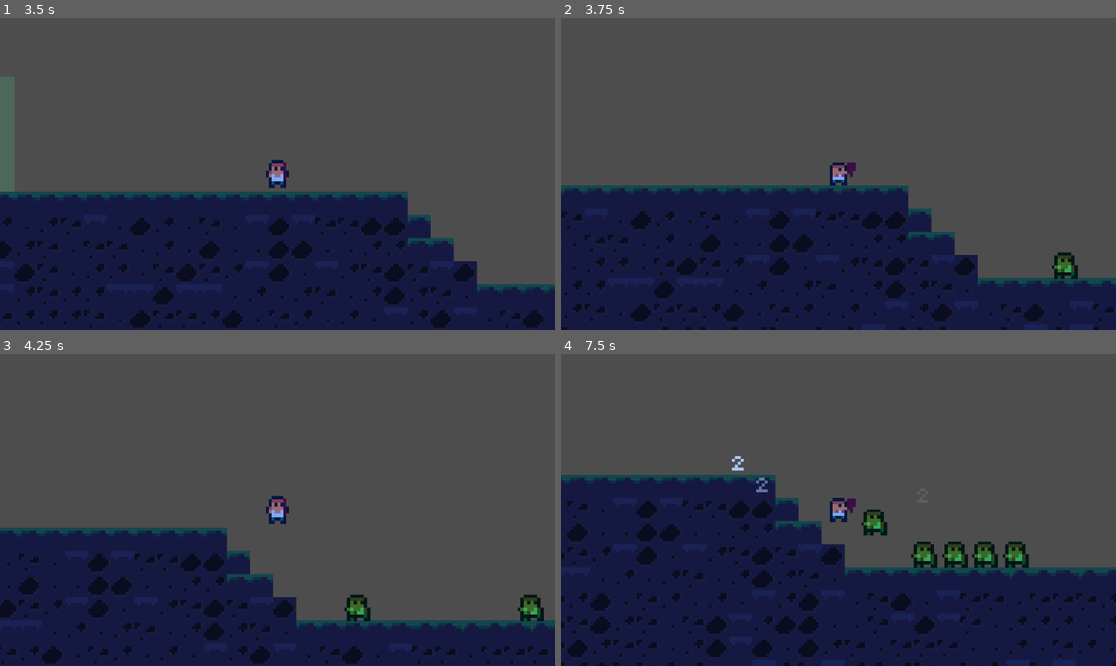
Above: before the commit, frames 1-4 (two rows, left to right).
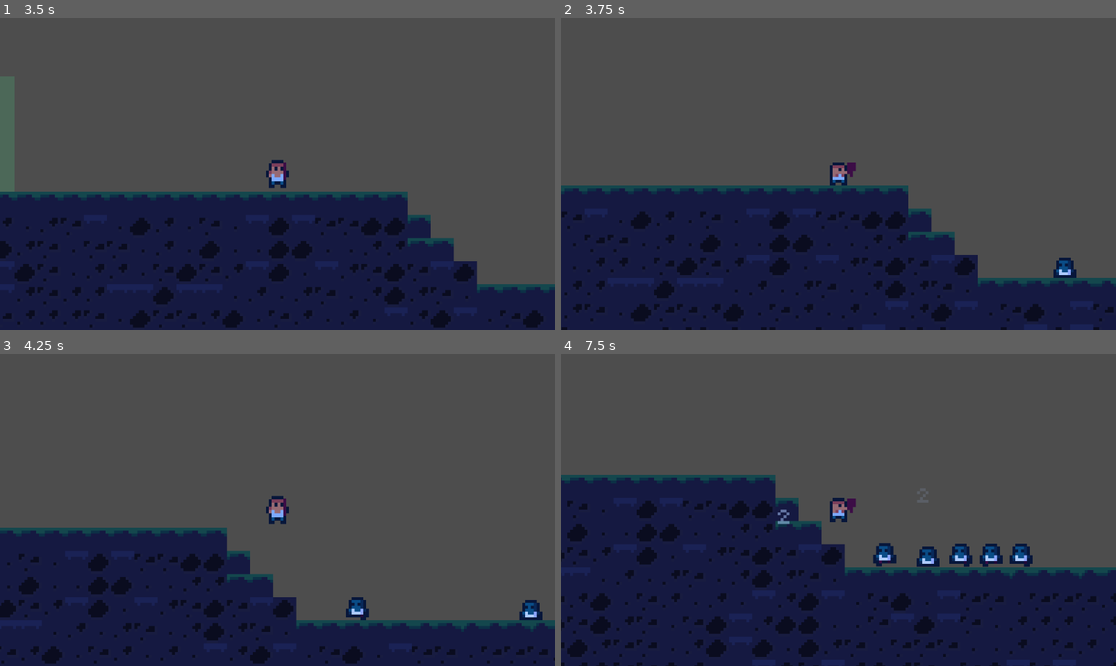
Above: after the commit, the same moments.

Repository: OllieBlomfield/zombie_game
Game: Godot game, scene res://scenes/levels/level_1.tscn
The game is run twice, just before and just after one commit, with the same random seed, the same clock (stepped at 60 frames per second) and the same inputs. The engine's default icon, where the game draws it, is replaced by a stand-in: a white triangle on a blue panel in a dark square.
Inputs:
- Up to frame 1 (3.5 s): tap Enter at 0.5 s; hold D (right) 0.53-2.03 s; tap M (attack) every 0.75 s from 0.6 to 2.85 s; tap Space (jump) at 0.77, 1.52, 3.02 s; hold A (left) 2.03-2.78 s; hold D (right) from 2.78 s (still down)
- Up to frame 2 (3.75 s): keep holding D (right); tap M (attack) at 3.6 s
- Up to frame 3 (4.25 s): keep holding D (right); tap Space (jump) at 3.77 s
- Up to frame 4 (7.5 s): release D (right) at 4.28 s; hold A (left) 4.28-5.03 s; tap M (attack) every 0.75 s from 4.35 to 7.35 s; tap Space (jump) at 4.52, 6.02, 6.77 s; hold D (right) 5.03-5.78 s; hold A (left) 5.78-7.28 s; hold D (right) from 7.28 s (still down)

Frame 1 is identical in both runs. In frame 2, 0.3% of the frame differs, in the area x 88-94%, y 75-84%; in frame 3, 0.7%; in frame 4, 2.2%, in the area x 30-85%, y 32-69%.

Commit message:
added extra_y_knockback to hitcontext and default weapon class

Diff:
--- a/components/combat.gd
+++ b/components/combat.gd
@@ -1,9 +1,10 @@
 class_name Combat
 extends Node
 
-@export var current_weapon: MeleWeapon
+@export var current_weapon: Weapon
 
 signal attack_finished
 
 func attack(direction: float):
-	current_weapon.attack_init()
+	current_weapon.flip_h = direction < 0
+	current_weapon.perform_attack()
--- a/scenes/objects/zombie.tscn
+++ b/scenes/objects/zombie.tscn
@@ -5,6 +5,7 @@
 [ext_resource type="Script" uid="uid://bcrt8c45areik" path="res://components/health.gd" id="3_rln44"]
 [ext_resource type="Script" uid="uid://clpibth8iopnl" path="res://components/hitbox.gd" id="4_cutmx"]
 [ext_resource type="Script" uid="uid://bwjbhslyjufr3" path="res://components/hurtbox.gd" id="5_d5t1q"]
+[ext_resource type="Texture2D" uid="uid://beljfkcwcnq2" path="res://graphics/enemies/base_zombie.png" id="6_rln44"]
 
 [sub_resource type="CircleShape2D" id="CircleShape2D_hnlsj"]
 radius = 11.0
@@ -17,6 +18,68 @@
 
 [sub_resource type="CircleShape2D" id="CircleShape2D_d5t1q"]
 
+[sub_resource type="AtlasTexture" id="AtlasTexture_rln44"]
+atlas = ExtResource("6_rln44")
+region = Rect2(0, 24, 8, 8)
+
+[sub_resource type="AtlasTexture" id="AtlasTexture_2eyec"]
+atlas = ExtResource("6_rln44")
+region = Rect2(8, 24, 8, 8)
+
+[sub_resource type="AtlasTexture" id="AtlasTexture_v35iv"]
+atlas = ExtResource("6_rln44")
+region = Rect2(16, 24, 8, 8)
+
+[sub_resource type="AtlasTexture" id="AtlasTexture_cutmx"]
+atlas = ExtResource("6_rln44")
+region = Rect2(0, 0, 8, 8)
+
+[sub_resource type="AtlasTexture" id="AtlasTexture_d5t1q"]
+atlas = ExtResource("6_rln44")
+region = Rect2(8, 0, 8, 8)
+
+[sub_resource type="AtlasTexture" id="AtlasTexture_vfled"]
+atlas = ExtResource("6_rln44")
+region = Rect2(16, 0, 8, 8)
+
+[sub_resource type="AtlasTexture" id="AtlasTexture_0upb5"]
+atlas = ExtResource("6_rln44")
+region = Rect2(24, 0, 8, 8)
+
+[sub_resource type="SpriteFrames" id="SpriteFrames_2eyec"]
+animations = [{
+"frames": [{
+"duration": 1.0,
+"texture": SubResource("AtlasTexture_rln44")
+}, {
+"duration": 1.0,
+"texture": SubResource("AtlasTexture_2eyec")
+}, {
+"duration": 1.0,
+"texture": SubResource("AtlasTexture_v35iv")
+}],
+"loop": false,
+"name": &"death",
+"speed": 12.0
+}, {
+"frames": [{
+"duration": 1.0,
+"texture": SubResource("AtlasTexture_cutmx")
+}, {
+"duration": 1.0,
+"texture": SubResource("AtlasTexture_d5t1q")
+}, {
+"duration": 1.0,
+"texture": SubResource("AtlasTexture_vfled")
+}, {
+"duration": 1.0,
+"texture": SubResource("AtlasTexture_0upb5")
+}],
+"loop": true,
+"name": &"move",
+"speed": 3.0
+}]
+
 [node name="Zombie" type="CharacterBody2D" unique_id=1721881803 node_paths=PackedStringArray("health", "hitbox", "hurtbox")]
 collision_layer = 2
 collision_mask = 6
@@ -26,6 +89,7 @@
 hurtbox = NodePath("HurtBox")
 
 [node name="Sprite2D" type="Sprite2D" parent="." unique_id=107358941]
+visible = false
 self_modulate = Color(0.4, 1, 0.34509805, 1)
 position = Vector2(0, 2.3841858e-07)
 scale = Vector2(1.1678182, 1.1678182)
@@ -36,6 +100,7 @@
 [node name="Health" type="Node" parent="." unique_id=374794825]
 script = ExtResource("3_rln44")
 max_health = 5
+immortality_time = 0.01
 metadata/_custom_type_script = "uid://bcrt8c45areik"
 
 [node name="HitBox" type="Area2D" parent="." unique_id=1811941341]
@@ -80,4 +145,8 @@
 [node name="CollisionShape2D" type="CollisionShape2D" parent="ZoneDetector" unique_id=1186574895]
 shape = SubResource("CircleShape2D_d5t1q")
 
+[node name="AnimatedSprite2D" type="AnimatedSprite2D" parent="." unique_id=1271038872]
+sprite_frames = SubResource("SpriteFrames_2eyec")
+animation = &"death"
+
 [connection signal="area_entered" from="ZoneDetector" to="." method="_on_zone_detector_area_entered"]
--- /dev/null
+++ b/scenes/objects/zombie_corpse.tscn
@@ -0,0 +1,10 @@
+[gd_scene format=3 uid="uid://cu7c7xb3s47re"]
+
+[ext_resource type="Texture2D" uid="uid://beljfkcwcnq2" path="res://graphics/enemies/base_zombie.png" id="1_fvgvb"]
+
+[node name="ZombieCorpse" type="Node2D" unique_id=442081129]
+
+[node name="Sprite2D" type="Sprite2D" parent="." unique_id=758524122]
+texture = ExtResource("1_fvgvb")
+region_enabled = true
+region_rect = Rect2(16, 24, 8, 8)
--- /dev/null
+++ b/scenes/weapons/weapon.gd
@@ -0,0 +1,5 @@
+extends Node2D
+class_name Weapon
+
+func perform_attack() -> void:
+	pass
--- a/scripts/data/hit_context.gd
+++ b/scripts/data/hit_context.gd
@@ -5,4 +5,5 @@
 var hit_box: HitBox
 var hit_point: Vector2 = Vector2.ZERO
 var knockback: float = 0
+var extra_y_knockback: float = 0
 var direction: Vector2 = Vector2.ZERO
--- a/scripts/objects/zombie.gd
+++ b/scripts/objects/zombie.gd
@@ -13,23 +13,29 @@
 @export var acceleration: float = 2.0
 @export var friction: float = 800.0
 
+@onready var animated_sprite_2d: AnimatedSprite2D = $AnimatedSprite2D
 @onready var wall_detector: RayCast2D = $WallDetector
+
+const ZOMBIE_CORPSE: PackedScene = preload("uid://cu7c7xb3s47re")
+
 var in_jump_zone: bool = false
 var near_player: bool = false
 
-enum States { CHASING, ATTACKING, DEAD }
+enum States { CHASING, ATTACKING, DEAD}
 var state: States = States.CHASING
 
 func _ready() -> void:
 	speed = randi_range(50,70)
 	player = get_tree().get_first_node_in_group("player")
 	hurtbox.received_hit.connect(damaged_received)
+	animated_sprite_2d.animation_finished.connect(_on_animation_finished)
 
 func _physics_process(delta: float) -> void:
 	if !is_on_floor():
 		velocity.y += gravity * delta
 
 	update_state()
+	_handle_animation()
 	move_and_slide()
 
 func update_state() -> void:
@@ -89,13 +95,35 @@
 		friction * get_physics_process_delta_time()
 	)
 
+func _handle_animation() -> void:
+	var facing_direction: float = sign(player.global_position.x - global_position.x)
+	animated_sprite_2d.flip_h = (velocity.x < 0)
+	match state:
+		States.CHASING:
+			animated_sprite_2d.play("move")
+		States.ATTACKING:
+			#attack()
+			pass
+		States.DEAD:
+			animated_sprite_2d.play("death")
+
 func damaged_received(context: HitContext):
 	velocity += context.direction * context.knockback
+	velocity.y -= context.extra_y_knockback
 	if health.current_health <= 0:
 		die()
 
 func die() -> void:
-	queue_free()
+	if state != States.DEAD:
+		state = States.DEAD
+
+func _on_animation_finished() -> void:
+	print("DONE")
+	if state == States.DEAD:
+		var corpse = ZOMBIE_CORPSE.instantiate() as Node2D
+		corpse.global_position = global_position
+		get_parent().add_child(corpse)
+		queue_free()
 
 func _on_zone_detector_area_entered(area: Area2D) -> void:
 	if area is JumpNode and abs(player.global_position.y - global_position.y) > 5:
--- a/scripts/weapons/mele_weapon.gd
+++ b/scripts/weapons/mele_weapon.gd
@@ -1,11 +1,14 @@
-extends Node2D
+extends Weapon
 class_name MeleWeapon
 
 
 @export var damage: int = 2
-@export var knockback: float = 50
+@export var knockback: float = 80
+@export var extra_knockback_y: float = 100
 @export var hit_box: HitBox
+@export var flip_h: bool = false
 @onready var animated_sprite_2d: AnimatedSprite2D = $AnimatedSprite2D
+
 
 signal attack_finished
 
@@ -16,12 +19,12 @@
 	animated_sprite_2d.animation_finished.connect(_attack_finished)
 
 func _process(delta: float) -> void:
-	pass
+	animated_sprite_2d.flip_h = flip_h #ask about this approach
 	#for area in hit_box.get_overlapping_areas():
 		#if area is HurtBox: #add something to check correct layers
 
 
-func attack_init() -> void: #call pefrom_attack or execute_attack to imply something active is happening
+func perform_attack() -> void: #call pefrom_attack or execute_attack to imply something active is happening
 	hit_box.enable()
 	animated_sprite_2d.play("attack")
 
@@ -39,4 +42,5 @@
 	context.direction = (hurtbox.global_position - global_position).normalized()
 	context.hit_point = global_position
 	context.knockback = knockback
+	context.extra_y_knockback = extra_knockback_y
 	hurtbox.handle_hit(context)
Binary file added: graphics/enemies/base_zombie.png
Not shown, added: graphics/enemies/base_zombie.png.import
Not shown, added: scenes/weapons/weapon.gd.uid
